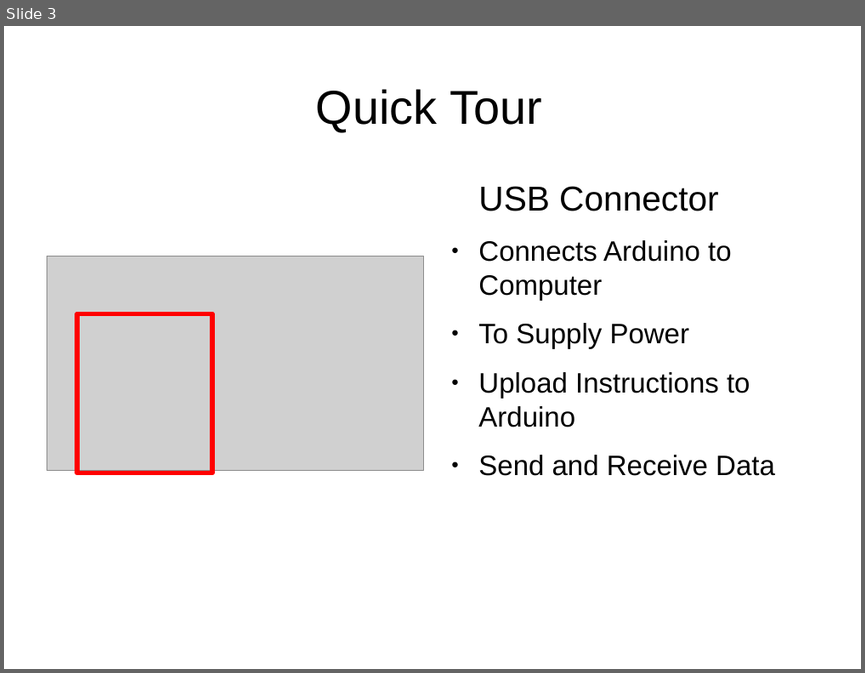
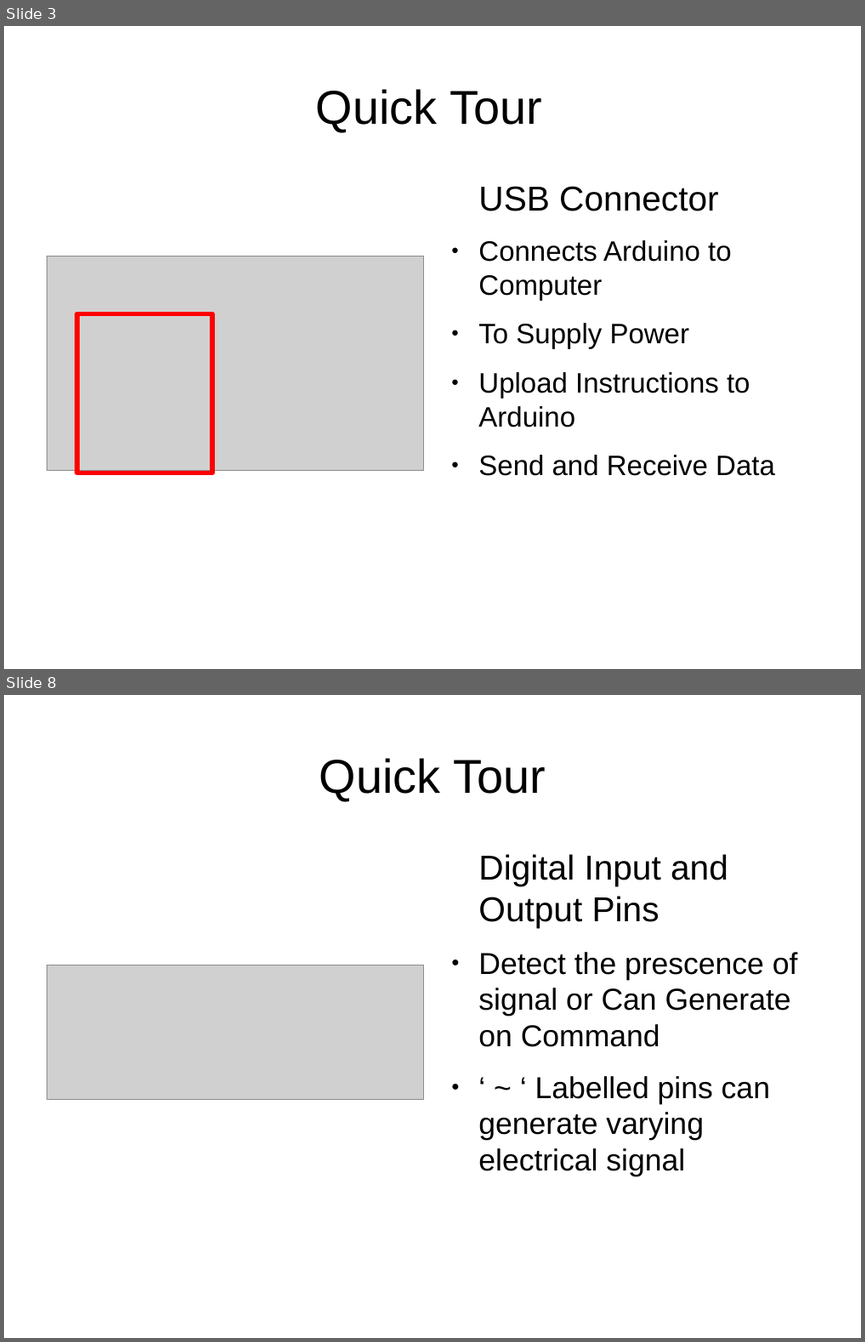
Before and after one commit to dhayanithivijayan/LearnIt, a slide deck: Arduino/Module_1.odp. Shown one above the other, each under a label of ours: slide 3 before the commit, slides 3 and 8 after it; the slides between them are not shown. The pictures are 865x673 and 865x1342 pixels, drawn with LibreOffice and Linux fonts; fonts in the diff are those of the drawing; grey boxes stand for pictures. Boxes give left, top, right and bottom in pixels: in the first picture for what was removed or moved away, otherwise in the second. Text is boxed around its words. In the diff, an @@ line names an element or a change of style, - is before the commit and + after.

Commit message:
added Quick Tour

```diff
--- a/Arduino/Module_1.odp
+++ b/Arduino/Module_1.odp
@@ slide 8 added at (x1=4, y1=695, x2=861, y2=1338), background #FFFFFF @@
@@ title added at (x1=319, y1=758, x2=545, y2=801), 44 pt, text #000000 @@
+Quick Tour
@@ text added at (x1=478, y1=854, x2=798, y2=1176), 28 pt, text #000000 @@
+Digital Input and Output Pins
+● Detect the prescence of signal or Can Generate on Command
+● ‘ ~ ‘ Labelled pins can generate varying electrical signal
@@ picture added at (x1=46, y1=964, x2=423, y2=1100) @@
```
Also in this commit, not shown: 4 other slides added, 3 other files.
